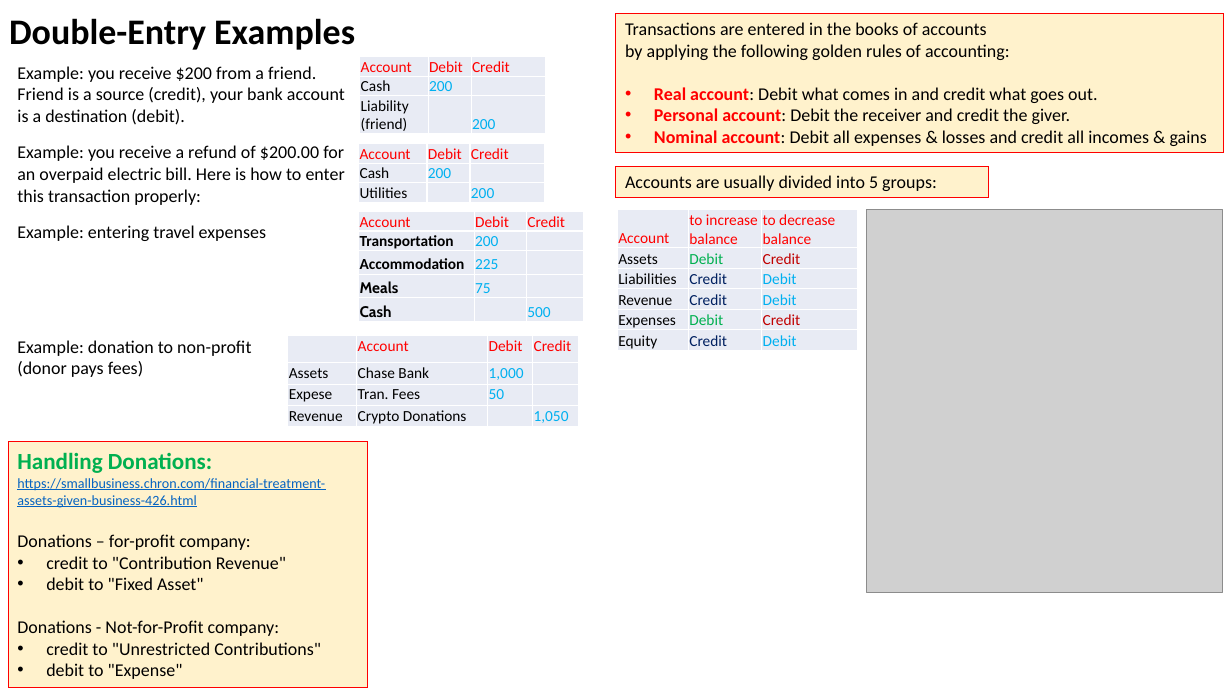
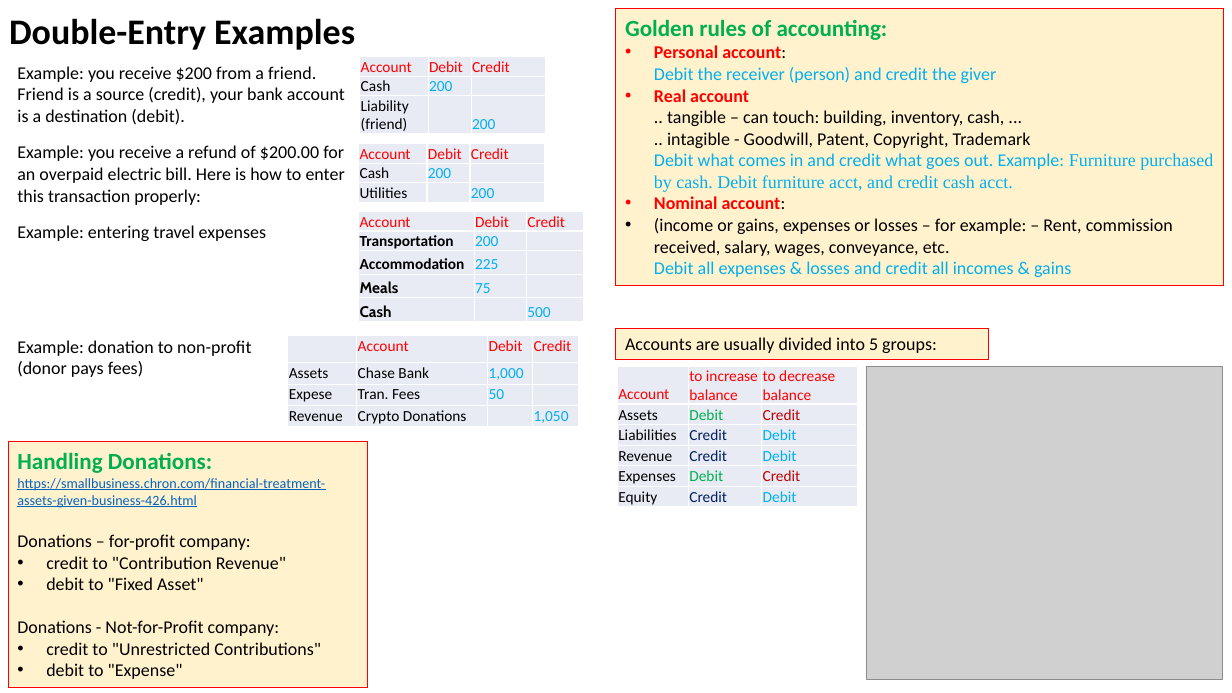
Before and after one commit to lselector/misc_life, a slide deck: slide 3 of accounting.pptx. Drawn at 1232x693 pixels with LibreOffice and Linux fonts; fonts in the diff are those of the drawing; grey boxes stand for pictures. Boxes give left, top, right and bottom in pixels: in the first picture for what was removed or moved away, otherwise in the second. Text is boxed around its words. In the diff, an @@ line names an element or a change of style, - is before the commit and + after.

Commit message:
update

```diff
--- a/accounting.pptx
+++ b/accounting.pptx
@@ rectangle "Golden rules of accounting:" resized from (x1=616, y1=13, x2=1225, y2=152) to (x1=616, y1=8, x2=1225, y2=286) @@
@@ text in rectangle at (x1=625, y1=19, x2=1213, y2=277): text changed; text colour #000000 to #00B0F0 @@
-Transactions are entered in the books of accounts
-by applying the following golden rules of accounting:
-• Real account: Debit what comes in and credit what goes out.
-• Personal account: Debit the receiver and credit the giver.
-• Nominal account: Debit all expenses & losses and credit all incomes & gains
+Golden rules of accounting:
+• Personal account:
+  Debit the receiver (person) and credit the giver
+• Real account
+  .. tangible – can touch: building, inventory, cash, ...
+  .. intagible - Goodwill, Patent, Copyright, Trademark
+  Debit what comes in and credit what goes out. Example: Furniture purchased by cash. Debit furniture acct, and credit cash acct.
+• Nominal account:
+• (income or gains, expenses or losses – for example: – Rent, commission received, salary, wages, conveyance, etc.
+  Debit all expenses & losses and credit all incomes & gains
@@ rectangle "Accounts are usually divided into ..." moved from (x1=616, y1=166, x2=989, y2=198) to (x1=616, y1=328, x2=989, y2=360) @@
@@ table moved from (x1=617, y1=210, x2=858, y2=353) to (x1=617, y1=366, x2=858, y2=509) @@
@@ picture resized from (x1=867, y1=210, x2=1223, y2=592) to (x1=867, y1=366, x2=1223, y2=680) @@
```
Also in this commit, not shown: 1 other slide changed.
